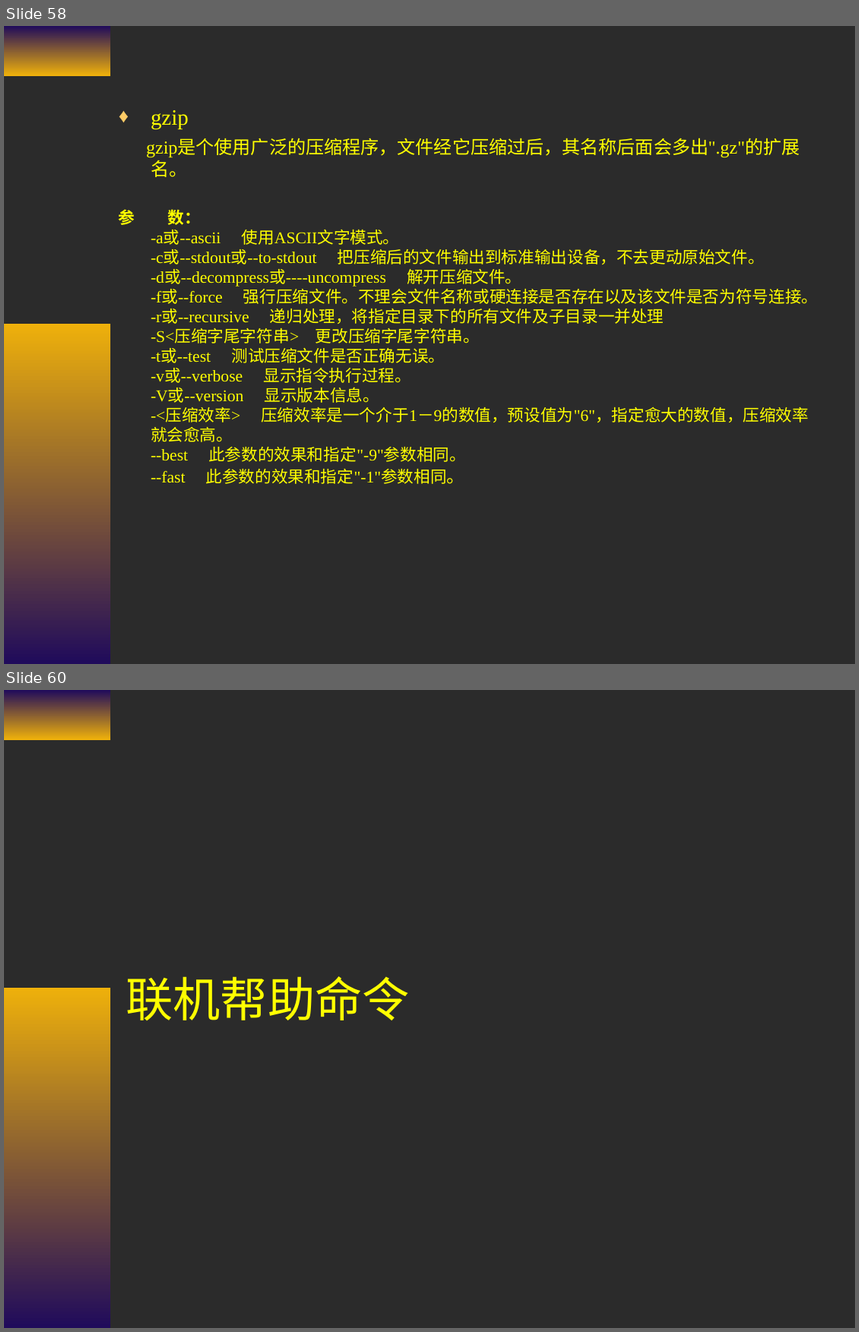
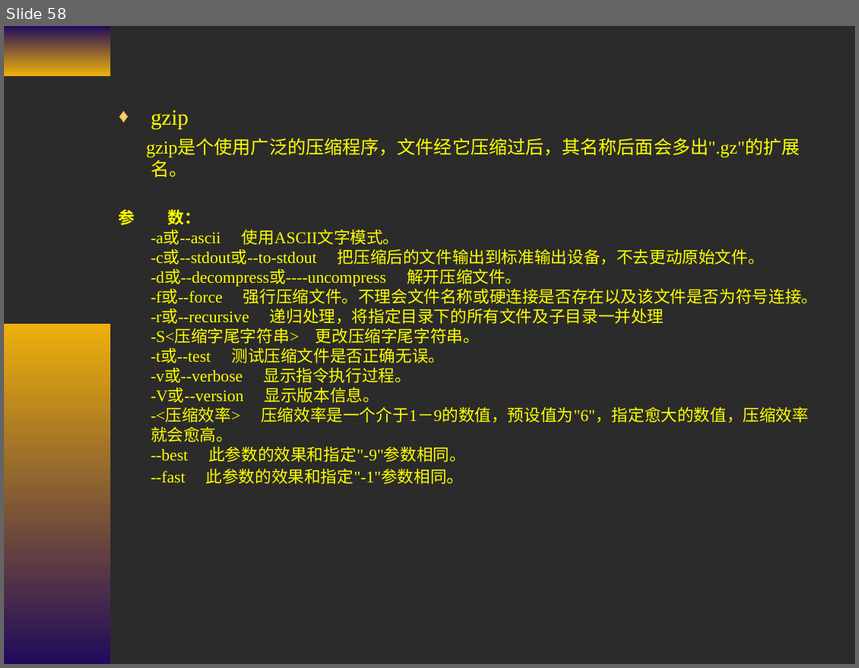
Before and after one commit to cash2one/ekproject, a slide deck: workSpace/temp/资料/复件 第二章 Linux常用命令.ppt. Shown one above the other, each under a label of ours: slides 58 and 60 before the commit, slide 58 after it; the slides between them are not shown. The pictures are 859x1332 and 859x668 pixels, drawn with LibreOffice and Linux fonts; fonts in the diff are those of the drawing; background and template pictures are left out; a plain dark background stands for a picture behind light text. Boxes give left, top, right and bottom in pixels: in the first picture for what was removed or moved away, otherwise in the second. Text is boxed around its words. In the diff, an @@ line names an element or a change of style, - is before the commit and + after.

```diff
--- a/workSpace/temp/资料/复件 第二章 Linux常用命令.ppt
+++ b/workSpace/temp/资料/复件 第二章 Linux常用命令.ppt
@@ slide 60 removed at [4, 690, 855, 1328], background picture (left out); not listed: 2 template elements that a slide beside it also shows @@
@@ title removed at [126, 977, 410, 1021] @@
-联机帮助命令
```
Also in this commit, not shown: 4 slides added, 6 other slides removed.
